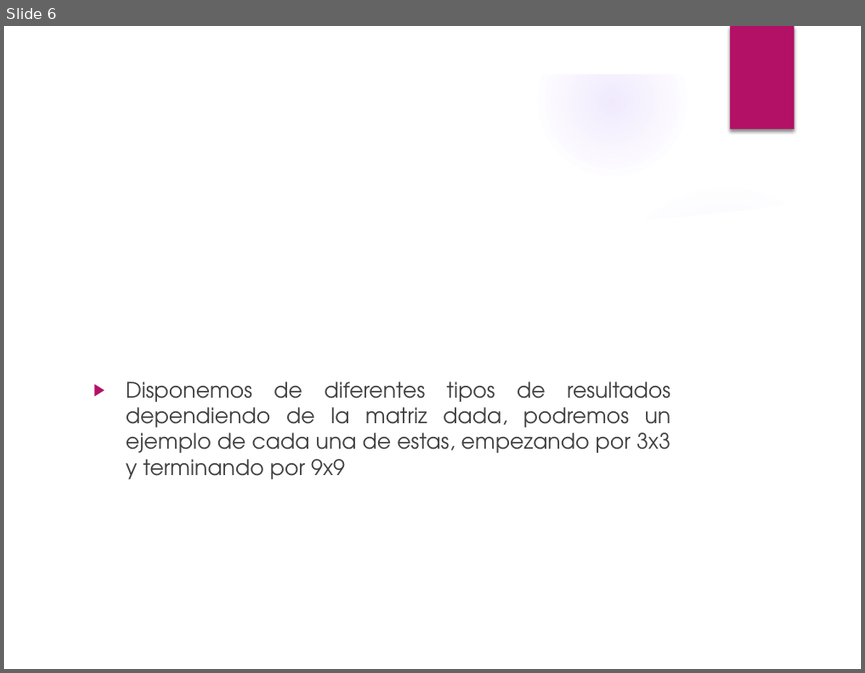
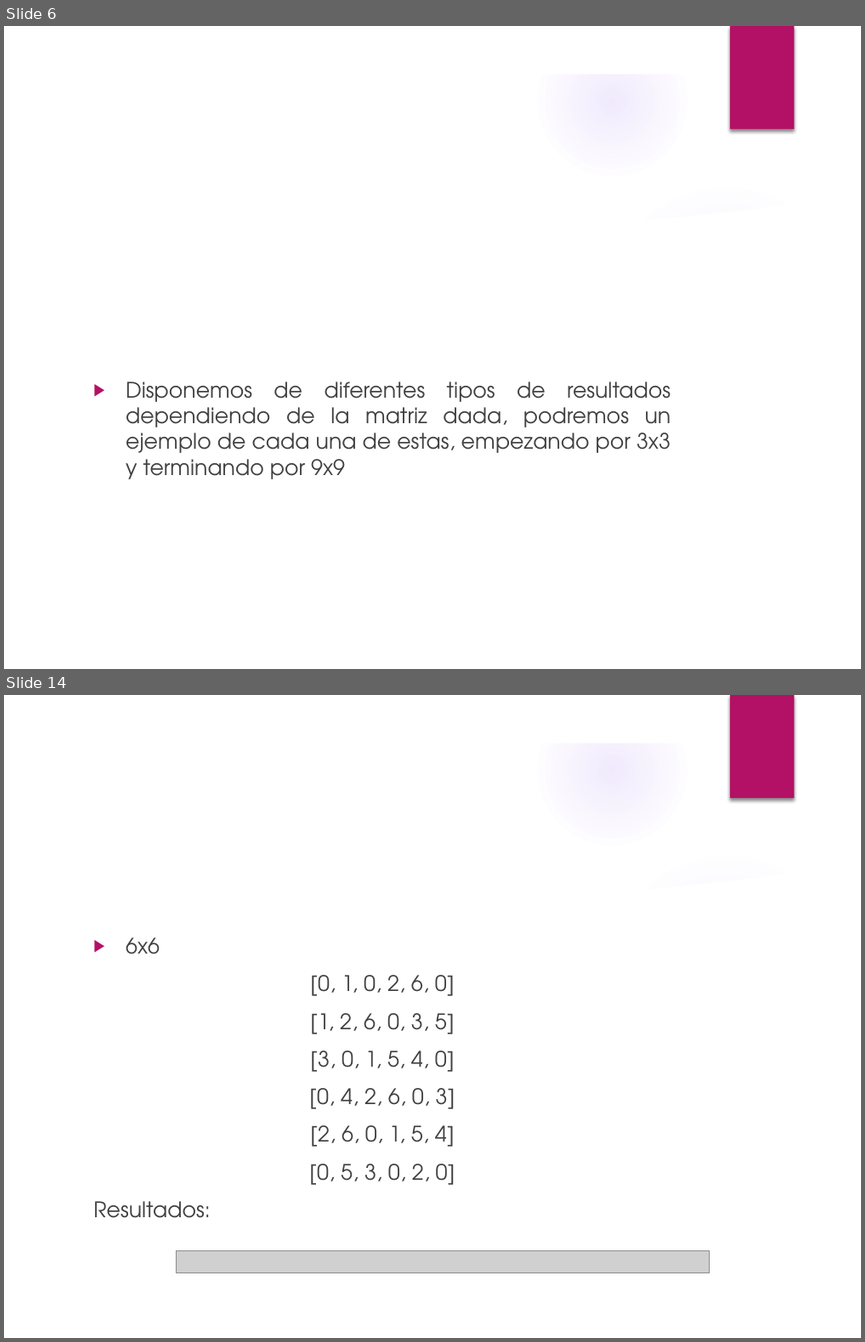
Before and after one commit to raunavcru/hitori-ia, a slide deck: Presentacion.pptx. Shown one above the other, each under a label of ours: slide 6 before the commit, slides 6 and 14 after it; the slides between them are not shown. The pictures are 865x673 and 865x1342 pixels, drawn with LibreOffice and Linux fonts; fonts in the diff are those of the drawing; grey boxes stand for pictures; background and template pictures are left out. Boxes give left, top, right and bottom in pixels: in the first picture for what was removed or moved away, otherwise in the second. Text is boxed around its words. In the diff, an @@ line names an element or a change of style, - is before the commit and + after.

```diff
--- a/Presentacion.pptx
+++ b/Presentacion.pptx
@@ slide 14 added at bbox=[4, 695, 861, 1338], background picture (left out); not listed: 9 template elements that a slide beside it also shows @@
@@ text added at bbox=[126, 937, 455, 1185], 18 pt, text #404040 @@
+▶ 6x6
+[0, 1, 0, 2, 6, 0]
+[1, 2, 6, 0, 3, 5]
+[3, 0, 1, 5, 4, 0]
+[0, 4, 2, 6, 0, 3]
+[2, 6, 0, 1, 5, 4]
+[0, 5, 3, 0, 2, 0]
+Resultados:
@@ title added at bbox=[93, 1201, 210, 1218], 32 pt, text #FFFFFF @@
+Resultados
@@ picture added at bbox=[177, 1251, 710, 1272] @@
```
Also in this commit, not shown: 6 slides changed, 4 other slides added.
